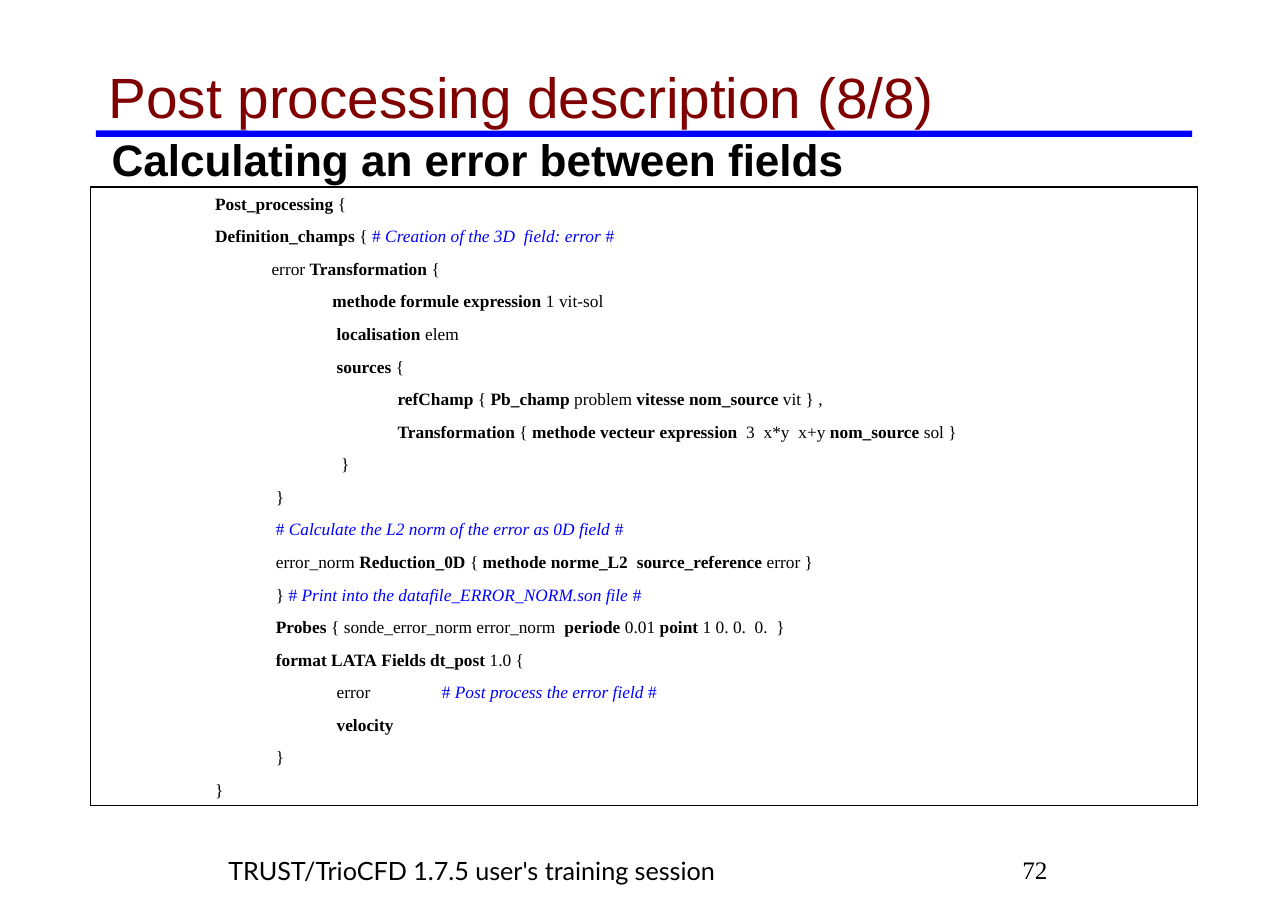
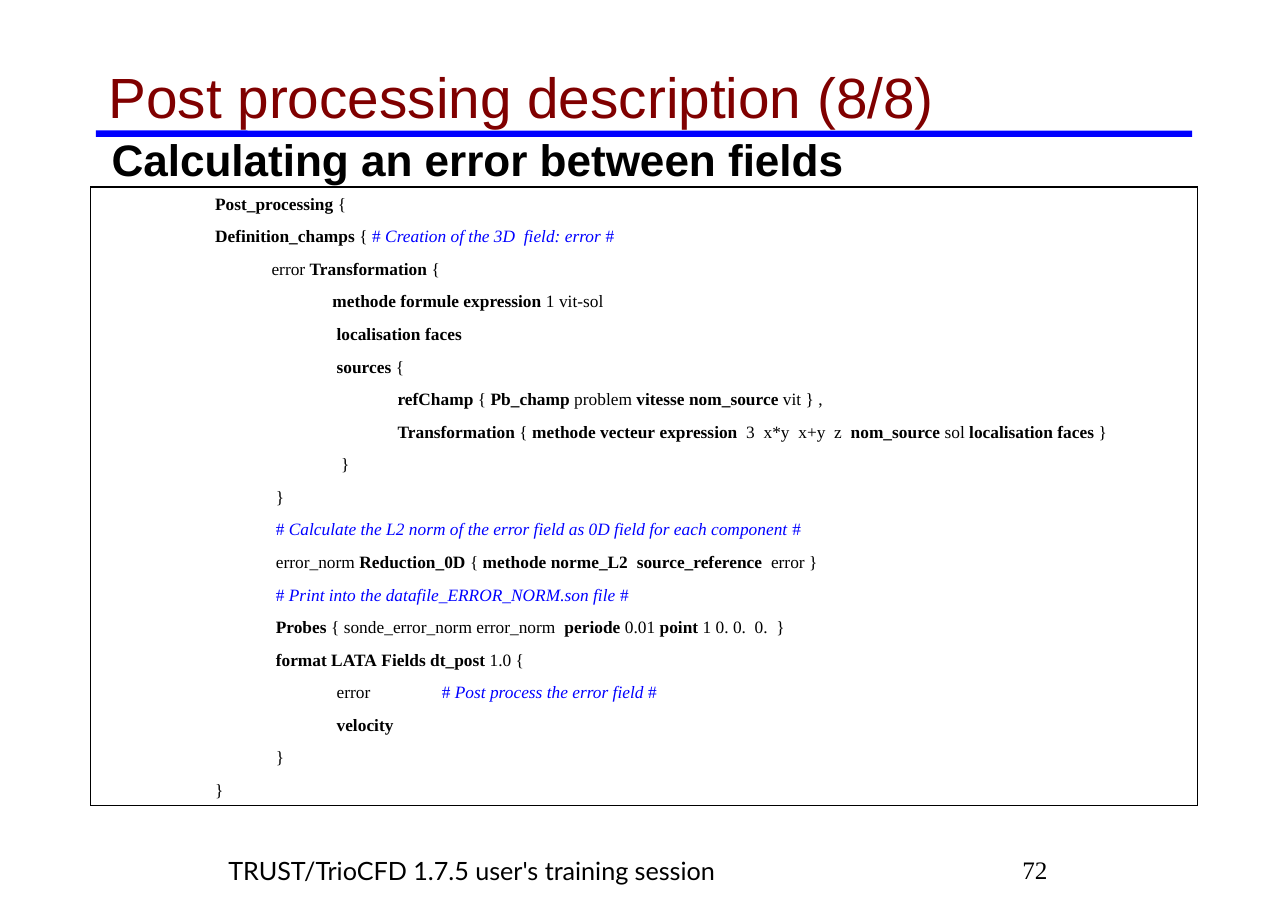
Before and after one commit to cea-trust-platform/trust-code, a slide deck: slide 72 of doc/TRUST/TRUST_and_TrioCFD_presentation.odp. Drawn at 1288x910 pixels with LibreOffice and Linux fonts; fonts in the diff are those of the drawing; background and template pictures are left out. Boxes give left, top, right and bottom in pixels: in the first picture for what was removed or moved away, otherwise in the second. Text is boxed around its words. In the diff, an @@ line names an element or a change of style, - is before the commit and + after.

```diff
--- a/doc/TRUST/TRUST_and_TrioCFD_presentation.odp
+++ b/doc/TRUST/TRUST_and_TrioCFD_presentation.odp
@@ text in rectangle at (337,328,462,340): text changed @@
-    localisation elem
+    localisation faces
@@ text in rectangle at (398,426,1094,442): text changed @@
-    Transformation { methode vecteur expression 3 x*y x+y nom_source sol }
+    Transformation { methode vecteur expression 3 x*y x+y z nom_source sol localisation faces }
@@ text in rectangle at (289,523,787,539): text changed @@
-    # Calculate the L2 norm of the error as 0D field #
+    # Calculate the L2 norm of the error field as 0D field for each component #
@@ text in rectangle at (289,589,615,605): text changed @@
-    } # Print into the datafile_ERROR_NORM.son file #
+    # Print into the datafile_ERROR_NORM.son file #
```
Also in this commit, not shown: 63 other slides changed, 14 other files.
